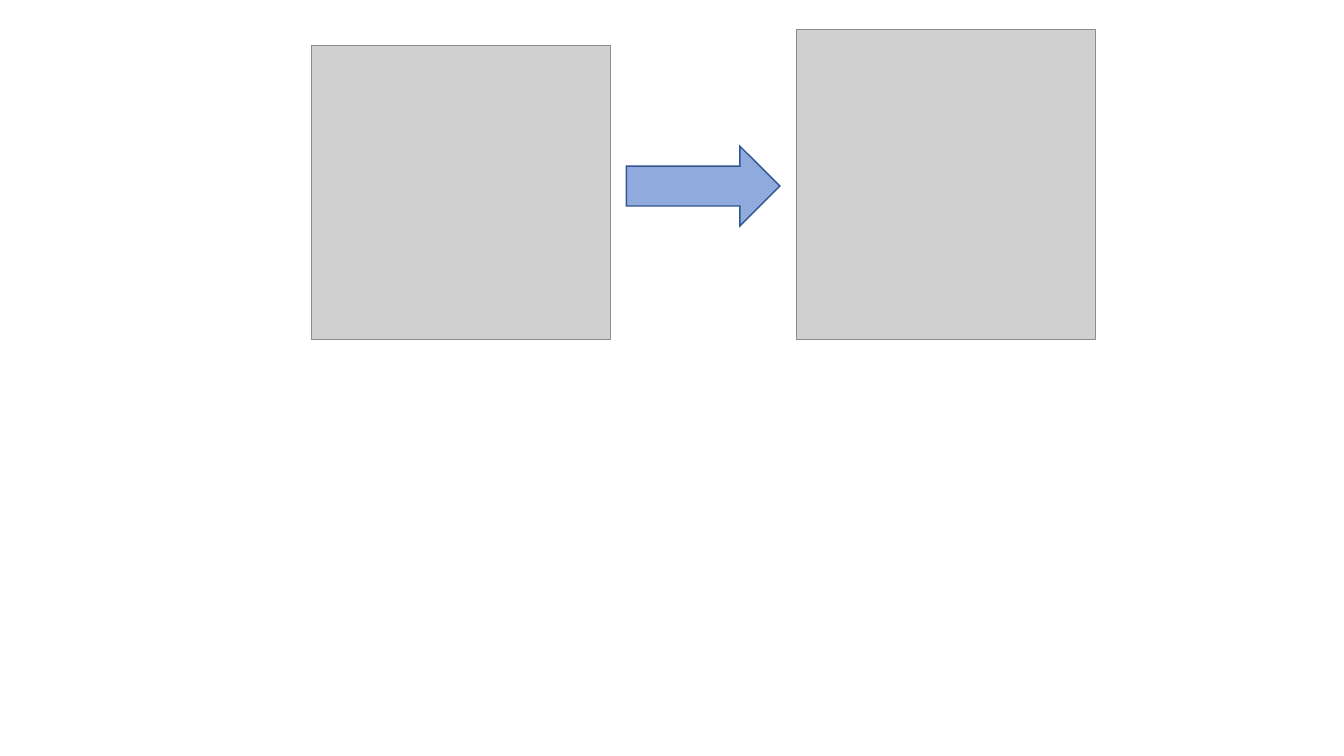
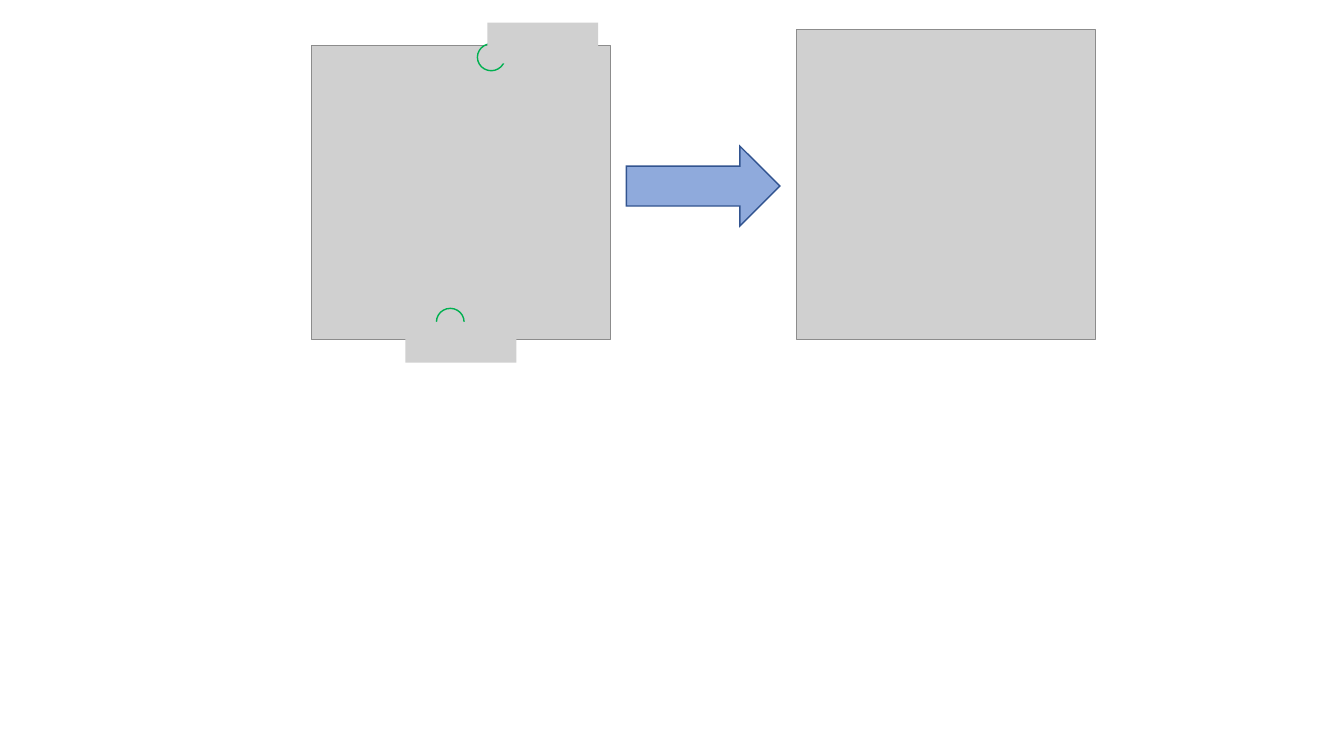
Before and after one commit to aabecker/SwarmPublications, a slide deck: slide 1 of journalWallFriction/pictures/pdf/deltanum.pptx. Drawn at 1344x756 pixels with LibreOffice and Linux fonts; fonts in the diff are those of the drawing; grey boxes stand for pictures; background and template pictures are left out. Boxes give left, top, right and bottom in pixels: in the first picture for what was removed or moved away, otherwise in the second. Text is boxed around its words. In the diff, an @@ line names an element or a change of style, - is before the commit and + after.

```diff
--- a/journalWallFriction/pictures/pdf/deltanum.pptx
+++ b/journalWallFriction/pictures/pdf/deltanum.pptx
@@ picture added at [488, 23, 599, 64] @@
@@ ellipse added at [478, 43, 505, 71], outline #00B050 1 pt @@
@@ picture added at [405, 322, 516, 362] @@
@@ ellipse added at [437, 309, 464, 336], outline #00B050 1 pt @@
```
Also in this commit, not shown: 13 other files.
